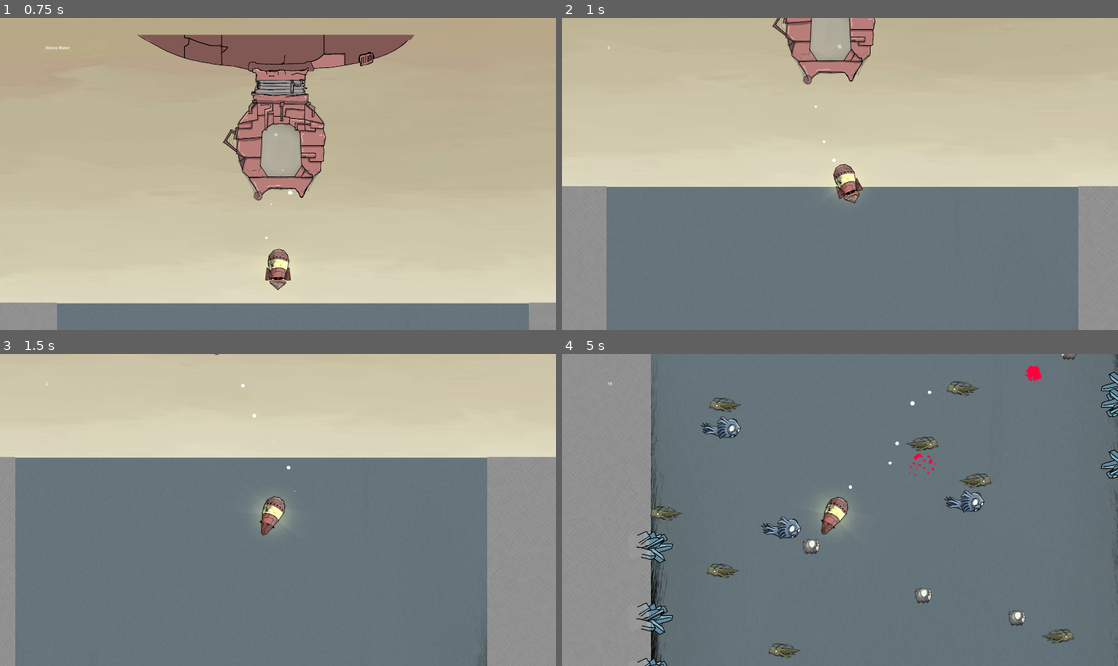
Above: before the commit, frames 1-4 (two rows, left to right).
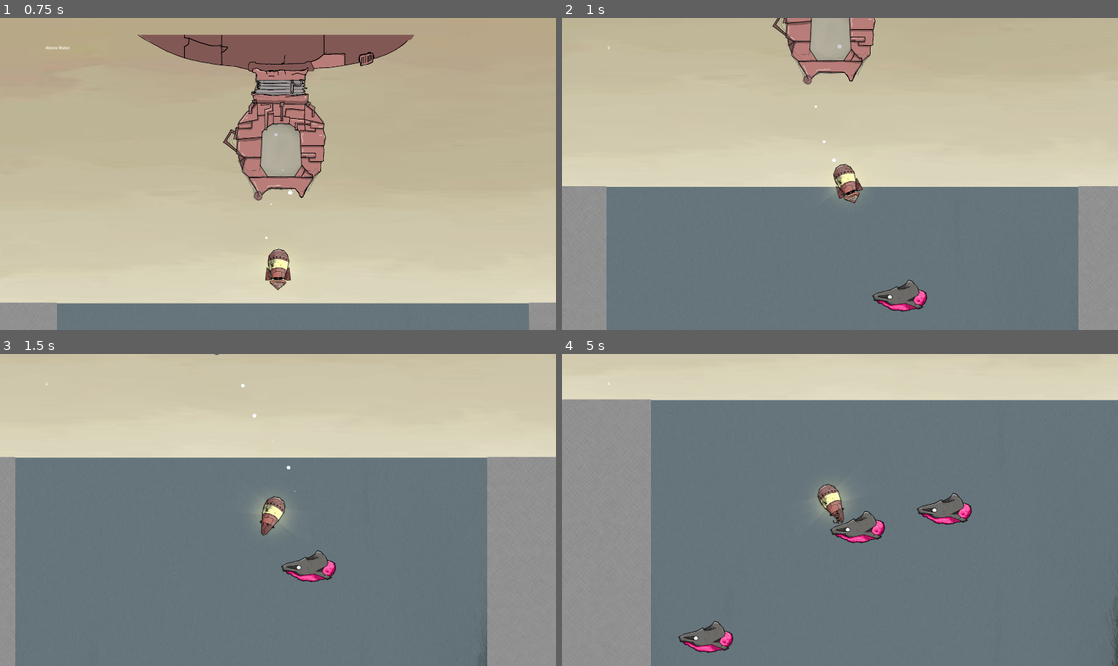
Above: after the commit, the same moments.

Repository: cliftonpatty/pelagi
Game: Godot game, scene res://scenes/world/fishing/ocean.tscn
Same seed, same stepped clock (60 frames per second), same inputs: the game is played once before the commit and once after it.
Inputs (mouse positions are in pixels of both pictures, inside the frame that each line leads up to):
- Up to frame 1 (0.75 s): move the mouse to (400, 158) at 0.52 s; hold D (RightMove) from 0.53 s (still down); hold Shift (Drill) from 0.53 s (still down); click (400, 158) at 0.67 s
- Up to frame 2 (1 s): keep holding D (RightMove); keep holding Shift (Drill)
- Up to frame 3 (1.5 s): move the mouse to (166, 525) at 1.27 s; release D (RightMove) at 1.28 s; release Shift (Drill) at 1.28 s; hold A (LeftMove) from 1.28 s (still down); tap Shift (Drill) at 1.35 s
- Up to frame 4 (5 s): move the mouse to (895, 441) at 2.02 s; release A (LeftMove) at 2.03 s; hold Shift (Drill) 2.03-2.78 s; hold D (RightMove) 2.03-3.53 s; move the mouse to (812, 572) at 2.77 s; tap Shift (Drill) at 2.85, 4.35 s; click (812, 572) at 2.92 s; move the mouse to (1006, 556) at 3.52 s; hold Shift (Drill) 3.53-4.28 s; hold A (LeftMove) from 3.53 s (still down); move the mouse to (673, 463) at 4.27 s

Frame 1 is identical in both runs. In frame 2, 0.4% of the frame differs, in the area x 55-66%, y 83-95%; in frame 3, 0.4%; in frame 4, 21%, in the area x 0-100%, y 0-100%.

Commit message:
Armoured Fish and Directional Swimmer Classes Added
Fish Base Class refined, directional swimmer class added, fish lineage foundation complete

Diff:
--- a/project.godot
+++ b/project.godot
@@ -7,6 +7,22 @@
 ;   param=value ; assign values to parameters
 
 config_version=5
+
+_global_script_classes=[{
+"base": "SingleFishBase",
+"class": &"DirectionalSwimmer",
+"language": &"GDScript",
+"path": "res://scenes/tangibles/fish/directional_swimmers/directional_swimmers.gd"
+}, {
+"base": "Area2D",
+"class": &"SingleFishBase",
+"language": &"GDScript",
+"path": "res://scenes/tangibles/fish/fish_base.gd"
+}]
+_global_script_class_icons={
+"DirectionalSwimmer": "",
+"SingleFishBase": ""
+}
 
 [application]
 
--- a/scenes/player/player.gd
+++ b/scenes/player/player.gd
@@ -89,6 +89,9 @@
 					tangible.caught = true
 					call_deferred("catch_a_fish", tangible)
 
+func _on_fish_detection_body_entered(body: Node2D) -> void:
+	pass # Replace with function body.
+
 func catch_a_fish(fish):
 		fish.state_swap()
 		emit_signal("caught_a_fish", fish)
--- /dev/null
+++ b/scenes/tangibles/fish/directional_swimmers/armored_swimmers/armored_swimmers.tres.gd
@@ -0,0 +1,28 @@
+extends DirectionalSwimmer
+
+#THE BASE CLASS FOR ALL FISH - Barring Boss Fish, Rare Exceptions
+#Comment out any parent'ed functions not in use, as they will be overwritten
+#Parented functions have a turning arrow icon to the left of the line number
+
+#func children_ready() -> void:
+
+
+#func _physics_process(delta: float) -> void:
+
+
+#Hit a wall on the left or right - surface collision is a seperate func
+#func hit_a_wall():
+
+
+#Hit the surface, only relevant for some fish (eg vertical swimmers)
+#func surface_struck():
+
+
+#func toggle_dir():
+
+
+#Has an active drill contacted this fish?
+func drilled_by_player():
+	pass
+
+#func state_swap():
--- /dev/null
+++ b/scenes/tangibles/fish/directional_swimmers/armored_swimmers/armored_swimmers.tscn
@@ -0,0 +1,104 @@
+[gd_scene load_steps=8 format=3 uid="uid://e7qbgr4cg6pn"]
+
+[ext_resource type="PackedScene" uid="uid://b6foh4q7d7jx6" path="res://scenes/tangibles/fish/directional_swimmers/directional_swimmers.tscn" id="1_t2pyy"]
+[ext_resource type="Texture2D" uid="uid://st8kxo8pqp0x" path="res://assets/images/tangibles/fish/armored_chub.png" id="2_3tvkm"]
+[ext_resource type="Texture2D" uid="uid://bgr6lfh5euhu4" path="res://assets/images/tangibles/fish/chub.png" id="3_8l88p"]
+[ext_resource type="Texture2D" uid="uid://bcu12dc8t4r3q" path="res://assets/images/effects/chub_armour_broken.png" id="4_wqv01"]
+
+[sub_resource type="GDScript" id="GDScript_dplk8"]
+script/source = "extends DirectionalSwimmer
+
+#-------------------------------------------------------------------------------
+#INHERITED, Non-exported variables
+#caught : bool = false ## A safety variable for state swapping
+#bodySprite: Sprite2D = $MainSprite
+#bloodSplat: AnimatedSprite2D = $AnimatedSprite2D
+#-------------------------------------------------------------------------------
+
+@export_category(\"Armored Fish\")
+@export var newSprite : CompressedTexture2D = null
+
+#-------------------------------------------------------------------------------
+
+@onready var bodyShrapnel : CPUParticles2D = $CPUParticles2D
+
+#Makes sure you can't immediatley drill the fish you just broke the armor from
+var armorBreakProtection = false
+
+#THE BASE CLASS FOR ALL FISH - Barring Boss Fish, Rare Exceptions
+#Comment out any parent'ed functions not in use, as they will be overwritten
+#Parented functions have a turning arrow icon to the left of the line number
+
+#func children_ready() -> void:
+
+
+#func _physics_process(delta: float) -> void:
+
+
+#Hit a wall on the left or right - surface collision is a seperate func
+#func hit_a_wall():
+
+
+#Hit the surface, only relevant for some fish (eg vertical swimmers)
+#func surface_struck():
+
+
+#func toggle_dir():
+
+
+#Has an active drill contacted this fish?
+func drilled_by_player():
+
+	if !armorBreakProtection:
+		armorBreakProtection = true
+		bodyShrapnel.emitting = true
+		bodySprite.set_texture(newSprite)
+
+		await get_tree().create_timer(3).timeout
+		armorBreakProtection = true
+		bodyShrapnel.emitting = false
+
+
+#func state_swap():
+
+"
+
+[sub_resource type="RectangleShape2D" id="RectangleShape2D_wxd1h"]
+size = Vector2(204, 70)
+
+[sub_resource type="CanvasItemMaterial" id="CanvasItemMaterial_h6jcn"]
+particles_animation = true
+particles_anim_h_frames = 3
+particles_anim_v_frames = 1
+particles_anim_loop = false
+
+[node name="ArmouredSwimmers" instance=ExtResource("1_t2pyy")]
+script = SubResource("GDScript_dplk8")
+newSprite = ExtResource("3_8l88p")
+
+[node name="MainSprite" parent="." index="0"]
+scale = Vector2(0.468665, 0.468665)
+texture = ExtResource("2_3tvkm")
+
+[node name="CollisionShape2D" parent="." index="1"]
+shape = SubResource("RectangleShape2D_wxd1h")
+
+[node name="CPUParticles2D" type="CPUParticles2D" parent="." index="3"]
+material = SubResource("CanvasItemMaterial_h6jcn")
+position = Vector2(-17, 0)
+emitting = false
+lifetime = 4.0
+one_shot = true
+explosiveness = 1.0
+texture = ExtResource("4_wqv01")
+emission_shape = 1
+emission_sphere_radius = 80.93
+direction = Vector2(0, -10)
+spread = 30.0
+initial_velocity_min = 300.0
+initial_velocity_max = 500.0
+angular_velocity_min = -131.47
+angular_velocity_max = 180.0
+scale_amount_min = 0.2
+scale_amount_max = 0.3
+anim_offset_max = 1.0
--- /dev/null
+++ b/scenes/tangibles/fish/directional_swimmers/directional_swimmers.gd
@@ -0,0 +1,52 @@
+extends SingleFishBase
+
+class_name DirectionalSwimmer
+
+@export var verticalSwimmer: bool = false
+
+#FROM PARENT - click arrow on left to travel there
+func children_ready() -> void:
+
+	#Simple random to determine if fish is born swimming left or right
+	if !verticalSwimmer:
+		var which_dir = randi_range(-10, 10)
+		if which_dir > 0:
+			toggle_dir()
+	else:
+		rotation = deg_to_rad(-90)
+
+
+func _physics_process(delta: float) -> void:
+	if !verticalSwimmer:
+		position.x += swimSpeed * delta
+	else:
+		position.y -= swimSpeed * delta
+
+#FROM PARENT - click arrow on left to travel there
+func hit_a_wall():
+	toggle_dir()
+
+
+#FROM PARENT - click arrow on left to travel there
+func surface_struck():
+	toggle_dir()
+
+
+func toggle_dir():
+	swimSpeed *= -1
+	bodySprite.flip_h = !bodySprite.flip_h
+
+#FROM PARENT - click arrow on left to travel there
+func drilled_by_player():
+	swimSpeed = 0
+	bloodSplat.visible = true
+	bloodSplat.play("default")
+	bodySprite.visible = false
+	await bloodSplat.animation_finished
+	queue_free()
+
+func state_swap():
+	monitorable = false
+	monitoring = false
+	$CollisionShape2D.disabled = true
+	set_physics_process(false)
--- /dev/null
+++ b/scenes/tangibles/fish/directional_swimmers/directional_swimmers.tscn
@@ -0,0 +1,8 @@
+[gd_scene load_steps=3 format=3 uid="uid://b6foh4q7d7jx6"]
+
+[ext_resource type="PackedScene" uid="uid://bwxuo0b1uiojb" path="res://scenes/tangibles/fish/fish_base.tscn" id="1_y3chq"]
+[ext_resource type="Script" path="res://scenes/tangibles/fish/directional_swimmers/directional_swimmers.gd" id="2_ea7dd"]
+
+[node name="DirectionalSwimmers" instance=ExtResource("1_y3chq")]
+script = ExtResource("2_ea7dd")
+verticalSwimmer = false
--- /dev/null
+++ b/scenes/tangibles/fish/directional_swimmers/pig.tscn
@@ -0,0 +1,12 @@
+[gd_scene load_steps=3 format=3 uid="uid://m0blxtqmnxug"]
+
+[ext_resource type="PackedScene" uid="uid://b6foh4q7d7jx6" path="res://scenes/tangibles/fish/directional_swimmers/directional_swimmers.tscn" id="1_oqcac"]
+
+[sub_resource type="CircleShape2D" id="CircleShape2D_k72xp"]
+radius = 47.3814
+
+[node name="Pig" instance=ExtResource("1_oqcac")]
+swimSpeed = 250
+
+[node name="CollisionShape2D" parent="." index="1"]
+shape = SubResource("CircleShape2D_k72xp")
--- a/scenes/tangibles/fish/fish_base.gd
+++ b/scenes/tangibles/fish/fish_base.gd
@@ -1,4 +1,6 @@
 extends Area2D
+
+class_name SingleFishBase
 
 #Export Variables---------------------------------------------------------------
 @export_category("Fish Stats")
@@ -11,40 +13,39 @@
 
 #Other Variables----------------------------------------------------------------
 @onready var caught : bool = false ## A safety variable for state swapping
-@onready var bodySprite: Sprite2D = $Sprite2D
+@onready var bodySprite: Sprite2D = $MainSprite
 @onready var bloodSplat: AnimatedSprite2D = $AnimatedSprite2D
 
 func _ready() -> void:
-	var which_dir = randi_range(-10, 10)
-	if which_dir > 0:
-		toggle_dir()
-	self.body_entered.connect(do_shit)
+	self.body_entered.connect(our_body_entered)
+	self.area_entered.connect(our_area_entered)
+	print('mom ready')
+	children_ready()
 
-# Called every frame. 'delta' is the elapsed time since the previous frame.
-func _physics_process(delta: float) -> void:
-	position.x += swimSpeed * delta
+#A functional for inherited scenes, so they don't overwrite parent's ready
+#This will be overwritten in children scenes
+func children_ready():
+	pass
 
-func do_shit(body):
+func our_area_entered(area : Area2D):
+	if area.is_in_group('surface'):
+		surface_struck()
+
+func surface_struck():
+	pass
+
+func our_body_entered(body):
 	if body.is_in_group('player'):
 		pass
 	else:
-		toggle_dir()
+		hit_a_wall()
 
-func toggle_dir():
-	swimSpeed *= -1
-	bodySprite.flip_h = !bodySprite.flip_h
+func hit_a_wall():
+	pass
 
 #Sent externally -- from the player scene
 func drilled_by_player():
-	swimSpeed = 0
-	bloodSplat.visible = true
-	bloodSplat.play("default")
-	bodySprite.visible = false
-	await bloodSplat.animation_finished
-	queue_free()
+	pass
 
 func state_swap():
-	monitorable = false
-	monitoring = false
-	$CollisionShape2D.disabled = true
-	set_physics_process(false)
+	pass
--- a/scenes/tangibles/fish/fish_base.tscn
+++ b/scenes/tangibles/fish/fish_base.tscn
@@ -35,7 +35,7 @@
 [node name="FishBase" type="Area2D" groups=["fish"]]
 script = ExtResource("1_88n38")
 
-[node name="Sprite2D" type="Sprite2D" parent="."]
+[node name="MainSprite" type="Sprite2D" parent="."]
 texture_filter = 6
 scale = Vector2(0.15, 0.15)
 texture = ExtResource("2_4vrjg")
--- a/scenes/tangibles/fish/horizontal_swimmer.gd
+++ /dev/null
@@ -1,3 +0,0 @@
-extends "res://scenes/tangibles/fish/fish_base.gd"
-
-func
--- a/scenes/tangibles/fish/horizontal_swimmer.tscn
+++ /dev/null
@@ -1,9 +0,0 @@
-[gd_scene load_steps=3 format=3 uid="uid://ce2f62gkg6gs8"]
-
-[ext_resource type="PackedScene" uid="uid://bwxuo0b1uiojb" path="res://scenes/tangibles/fish/fish_base.tscn" id="1_115jd"]
-[ext_resource type="Script" path="res://scenes/tangibles/fish/horizontal_swimmer.gd" id="2_cvqxd"]
-
-[node name="HorizontalSwimmer" instance=ExtResource("1_115jd")]
-script = ExtResource("2_cvqxd")
-rarity = null
-solo = null
--- a/scenes/world/fishing/ocean.tscn
+++ b/scenes/world/fishing/ocean.tscn
@@ -7,12 +7,11 @@
 [ext_resource type="Texture2D" uid="uid://1ajkkdvwgxe1" path="res://assets/textures/cross-hatch.jpg" id="4_8s3h2"]
 [ext_resource type="PackedScene" uid="uid://cj7enlu4qarvo" path="res://scenes/player/fish_line.tscn" id="4_a0x25"]
 [ext_resource type="PackedScene" uid="uid://bnknqobfg85k6" path="res://scenes/world/fishing/world_generation/fish_generator.tscn" id="5_cin7k"]
-[ext_resource type="PackedScene" path="res://scenes/tangibles/fish/individual/pig.tscn" id="6_l1klc"]
-[ext_resource type="PackedScene" path="res://scenes/tangibles/fish/individual/cuddle.tscn" id="7_2tjgf"]
-[ext_resource type="PackedScene" path="res://scenes/tangibles/fish/individual/sucker.tscn" id="8_ywd3y"]
+[ext_resource type="PackedScene" uid="uid://cj6tkaonui8vf" path="res://scenes/tangibles/gems/individual/blue_gem.tscn" id="9_cxgmr"]
+[ext_resource type="PackedScene" uid="uid://m0blxtqmnxug" path="res://scenes/tangibles/fish/directional_swimmers/pig.tscn" id="9_d2a5l"]
+[ext_resource type="PackedScene" uid="uid://e7qbgr4cg6pn" path="res://scenes/tangibles/fish/directional_swimmers/armored_swimmers/armored_swimmers.tscn" id="11_0nmdk"]
 [ext_resource type="Texture2D" uid="uid://bu23uv53dnt8o" path="res://assets/textures/background-water_generic.jpg" id="11_qe73a"]
 [ext_resource type="PackedScene" uid="uid://betcukpb07lly" path="res://scenes/world/fishing/claw.tscn" id="12_80ql6"]
-[ext_resource type="PackedScene" uid="uid://cj6tkaonui8vf" path="res://scenes/tangibles/gems/individual/blue_gem.tscn" id="12_mgatx"]
 [ext_resource type="Texture2D" uid="uid://c6xhty61kb3qh" path="res://assets/images/world/backgrounds/sunset.jpg" id="13_kon01"]
 
 [sub_resource type="RectangleShape2D" id="RectangleShape2D_0m0ap"]
@@ -27,7 +26,7 @@
 scale = Vector2(2.38869, 0.648427)
 texture = ExtResource("13_kon01")
 
-[node name="DepthAndSurface" type="Area2D" parent="."]
+[node name="DepthAndSurface" type="Area2D" parent="." groups=["surface"]]
 position = Vector2(907, 18)
 metadata/_edit_group_ = true
 
@@ -60,6 +59,7 @@
 offset_bottom = 524.0
 
 [node name="RichTextLabel" type="RichTextLabel" parent="Camera2D/Control"]
+layout_mode = 0
 offset_right = 224.0
 offset_bottom = 82.0
 theme_override_font_sizes/normal_font_size = 0
@@ -74,8 +74,8 @@
 
 [node name="FishGenerator" parent="." instance=ExtResource("5_cin7k")]
 position = Vector2(924, 622)
-spawnableFish = [ExtResource("7_2tjgf"), ExtResource("6_l1klc"), ExtResource("8_ywd3y")]
-spawnableGems = [ExtResource("12_mgatx")]
+spawnableFish = [ExtResource("11_0nmdk"), ExtResource("9_d2a5l")]
+spawnableGems = [ExtResource("9_cxgmr")]
 spawnTimingRange = Vector2(0.1, 0.2)
 metadata/_edit_group_ = true
 
@@ -128,6 +128,9 @@
 position = Vector2(897.811, -523)
 scale = Vector2(0.590733, 0.641223)
 
+[node name="ArmouredSwimmers" parent="." instance=ExtResource("11_0nmdk")]
+position = Vector2(1200, 451)
+
 [connection signal="body_entered" from="DepthAndSurface" to="." method="_on_depth_and_surface_body_entered"]
 
 [editable path="WorldGenerator"]
--- /dev/null
+++ b/script_templates/Node/base_fish_template.gd
@@ -0,0 +1,38 @@
+# meta-name: Basic fish template
+# meta-description: A template containing all functions that are passed down (or relevant) to child fish
+
+extends _BASE_
+
+#THE BASE CLASS FOR ALL FISH - Barring Boss Fish, Rare Exceptions
+#Comment out any parent'ed functions not in use, as they will be overwritten
+#Parented functions have a turning arrow icon to the left of the line number
+
+func children_ready() -> void:
+	pass
+
+
+func _physics_process(delta: float) -> void:
+	pass
+
+
+#Hit a wall on the left or right - surface collision is a seperate func
+func hit_a_wall():
+	pass
+
+
+#Hit the surface, only relevant for some fish (eg vertical swimmers)
+func surface_struck():
+	pass
+
+
+func toggle_dir():
+	pass
+
+
+#Has an active drill contacted this fish?
+func drilled_by_player():
+	pass
+
+
+func state_swap():
+	pass
Binary file added: assets/images/effects/armoured_chub_broken.png
Not shown, added: assets/images/effects/armoured_chub_broken.png.import
Binary file added: assets/images/effects/chub_armour_broken.png
Not shown, added: assets/images/effects/chub_armour_broken.png.import
Not shown: 1 places in scenes/world/fishing/ocean.tscn that only renumber resources
Not shown: 1 places in scenes/world/fishing/world_generation/cave_walls.tscn that only renumber resources
